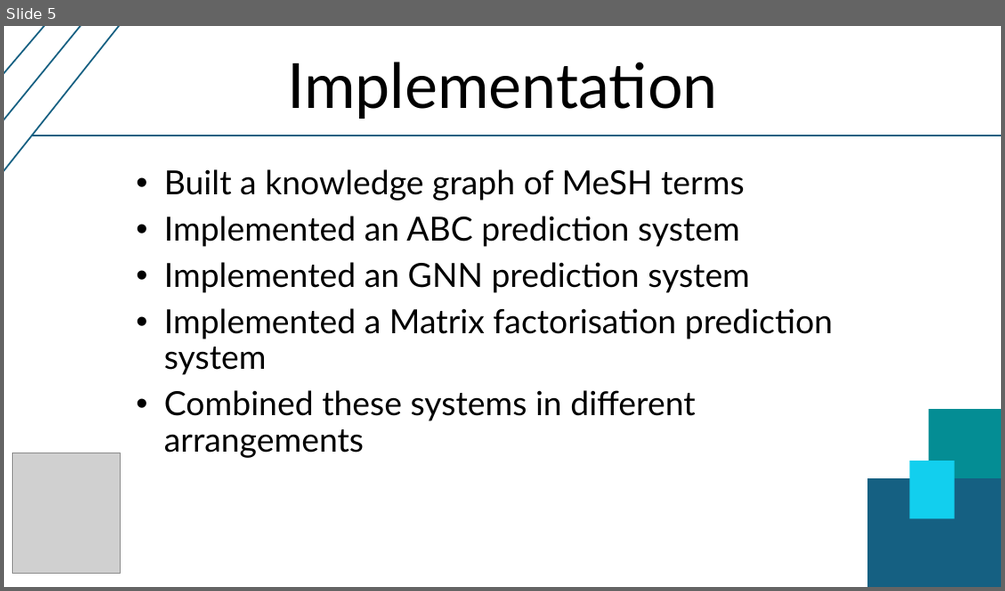
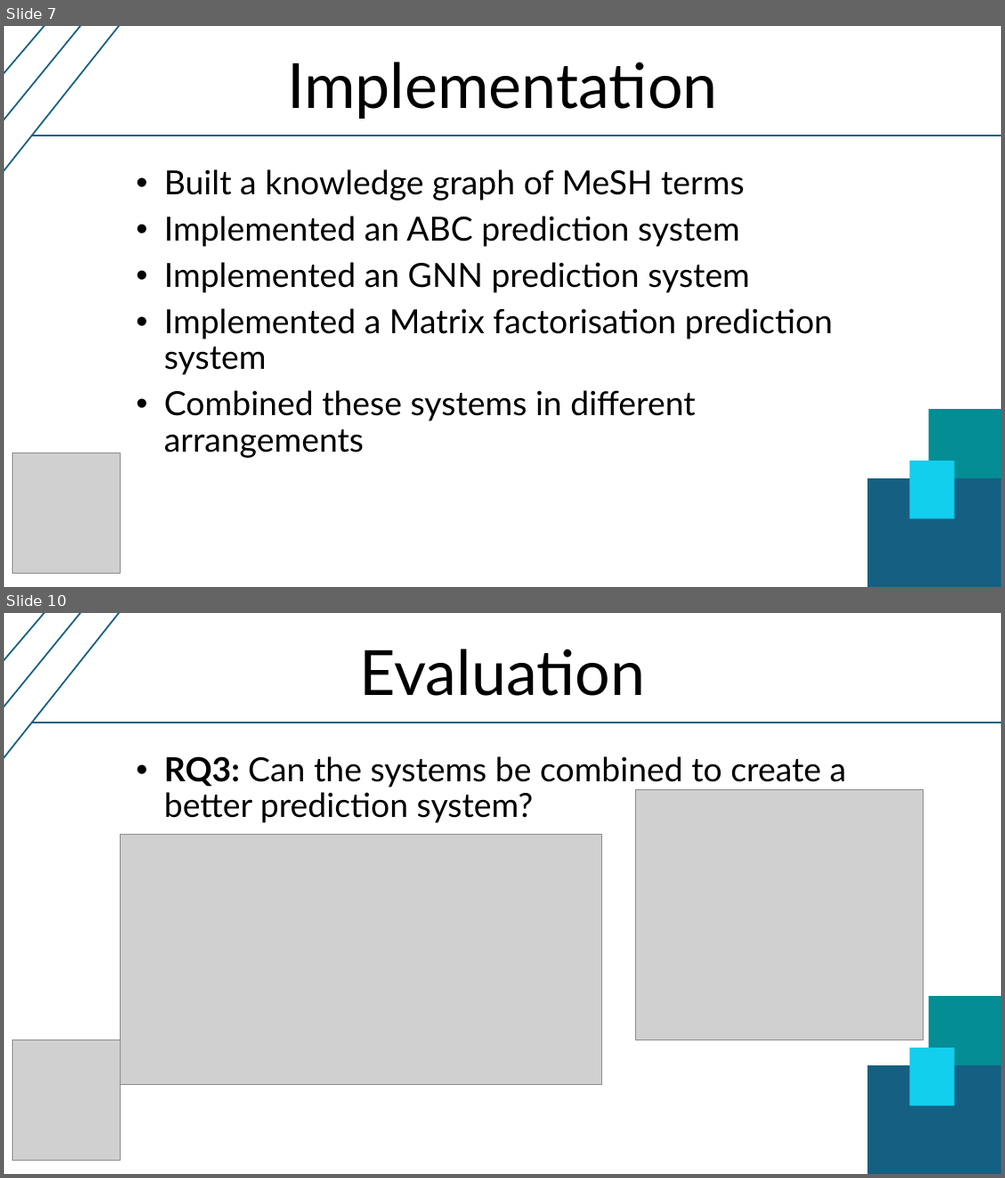
Before and after one commit to T1mTop1a/level4_individual_project, a slide deck: presentation/slides.pptx. Shown one above the other, each under a label of ours: slide 5 before the commit, slides 7 and 10 after it; the slides between them are not shown. The pictures are 1005x591 and 1005x1178 pixels, drawn with LibreOffice and Linux fonts; fonts in the diff are those of the drawing; grey boxes stand for pictures. Boxes give left, top, right and bottom in pixels: in the first picture for what was removed or moved away, otherwise in the second. Text is boxed around its words. In the diff, an @@ line names an element or a change of style, - is before the commit and + after.

```diff
--- a/presentation/slides.pptx
+++ b/presentation/slides.pptx
@@ slide 10 added at (x1=4, y1=613, x2=1001, y2=1174), background #FFFFFF @@
@@ line added from (4, 770) to (129, 613), #156082 1.5 pt @@
@@ line added from (4, 736) to (90, 613), #156082 1.5 pt @@
@@ line added from (4, 679) to (55, 613), #156082 1.5 pt @@
@@ title added at (x1=360, y1=649, x2=646, y2=696), 60 pt, text #000000 @@
+Evaluation
@@ line added from (32, 722) to (1001, 722), #156082 1.5 pt @@
@@ subtitle added at (x1=164, y1=756, x2=847, y2=823), 32 pt, text #000000 @@
+• RQ3: Can the systems be combined to create a better prediction system?
@@ picture added at (x1=635, y1=789, x2=922, y2=1040) @@
@@ picture added at (x1=121, y1=835, x2=602, y2=1085) @@
@@ rectangle added at (x1=929, y1=996, x2=1001, y2=1124), fill #048D94 @@
@@ picture added at (x1=13, y1=1039, x2=121, y2=1159) @@
@@ rectangle added at (x1=868, y1=1066, x2=1001, y2=1174), fill #156082, outline #156082 1.5 pt @@
@@ rectangle added at (x1=909, y1=1047, x2=955, y2=1106), fill #12CFEE @@
@@ what was slide 5 is now slide 7 @@
```
Also in this commit, not shown: 4 slides changed, 4 other slides added.
